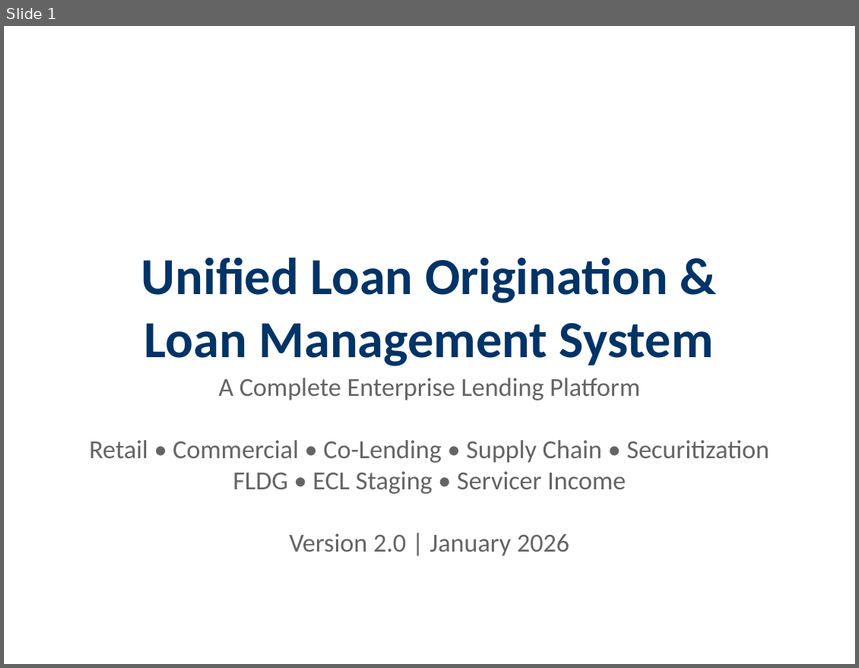
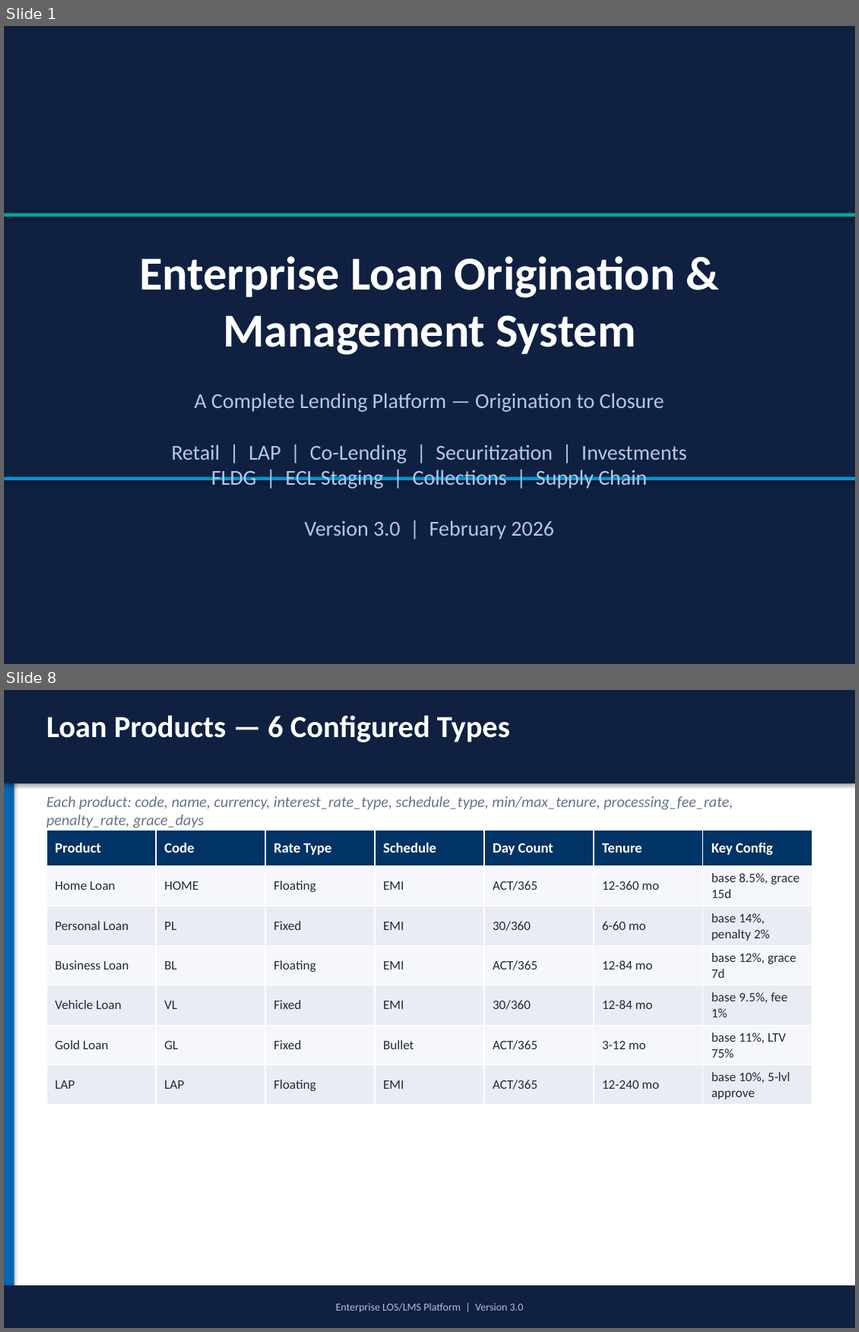
Before and after one commit to harshitrathi14/LOS-LMS, a slide deck: docs/LOS_LMS_System_Presentation.pptx. Shown one above the other, each under a label of ours: slide 1 before the commit, slides 1 and 8 after it; the slides between them are not shown. The pictures are 859x668 and 859x1332 pixels, drawn with LibreOffice and Linux fonts; fonts in the diff are those of the drawing. Boxes give left, top, right and bottom in pixels: in the first picture for what was removed or moved away, otherwise in the second. Text is boxed around its words. In the diff, an @@ line names an element or a change of style, - is before the commit and + after.

```diff
--- a/docs/LOS_LMS_System_Presentation.pptx
+++ b/docs/LOS_LMS_System_Presentation.pptx
@@ slide 8 added at <box>4,690,855,1328</box>, background #FFFFFF @@
@@ rectangle added at <box>4,690,14,1328</box>, fill #0066B2 @@
@@ rectangle added at <box>4,690,855,783</box>, fill #0F2041 @@
@@ text added at <box>47,715,510,742</box>, 26 pt, text #FFFFFF, bold @@
+Loan Products — 6 Configured Types
@@ text added at <box>47,796,733,828</box>, 13 pt, text #64748B, italic @@
+Each product: code, name, currency, interest_rate_type, schedule_type, min/max_tenure, processing_fee_rate, penalty_rate, grace_days
@@ table added at <box>47,831,815,1103</box>, 7 rows, 7 columns @@
+Product | Code | Rate Type | Schedule | Day Count | Tenure | Key Config
+Home Loan | HOME | Floating | EMI | ACT/365 | 12-360 mo | base 8.5%, grace 15d
+Personal Loan | PL | Fixed | EMI | 30/360 | 6-60 mo | base 14%, penalty 2%
+Business Loan | BL | Floating | EMI | ACT/365 | 12-84 mo | base 12%, grace 7d
+Vehicle Loan | VL | Fixed | EMI | 30/360 | 12-84 mo | base 9.5%, fee 1%
+Gold Loan | GL | Fixed | Bullet | ACT/365 | 3-12 mo | base 11%, LTV 75%
+LAP | LAP | Floating | EMI | ACT/365 | 12-240 mo | base 10%, 5-lvl approve
@@ rectangle added at <box>4,1286,855,1328</box>, fill #0F2041, 9 pt, text #B4BED2 @@
+Enterprise LOS/LMS Platform | Version 3.0
@@ slide 1 changed as well @@
@@ background #FFFFFF to #0F2041 @@
@@ rectangle added at <box>4,213,855,217</box>, fill #00A699 @@
@@ text at <box>139,256,676,355</box>: text changed; size 44 to 40 pt; text colour #003366 to #FFFFFF @@
-Unified Loan Origination &
-Loan Management System
+Enterprise Loan Origination &
+Management System
@@ text at <box>171,393,687,540</box>: text changed; size 22 to 18 pt; text colour #646464 to #B4C8E6 @@
-A Complete Enterprise Lending Platform
-Retail • Commercial • Co-Lending • Supply Chain • Securitization
-FLDG • ECL Staging • Servicer Income
-Version 2.0 | January 2026
+A Complete Lending Platform — Origination to Closure
+Retail | LAP | Co-Lending | Securitization | Investments
+FLDG | ECL Staging | Collections | Supply Chain
+Version 3.0 | February 2026
@@ rectangle added at <box>4,477,855,480</box>, fill #0096D6 @@
```
Also in this commit, not shown: 2 other slides changed, 48 other slides added, 23 slides removed, 32 other files.
